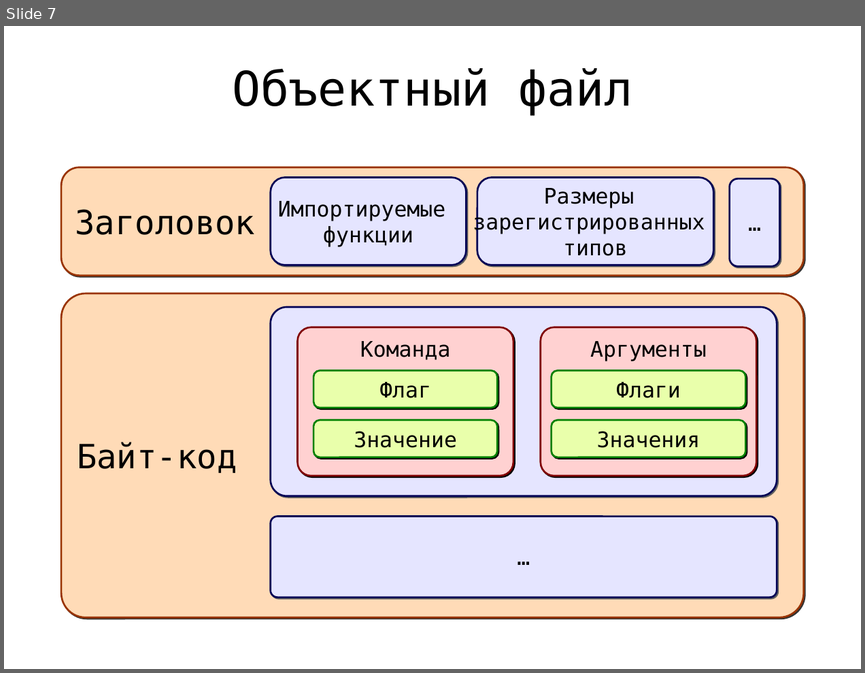
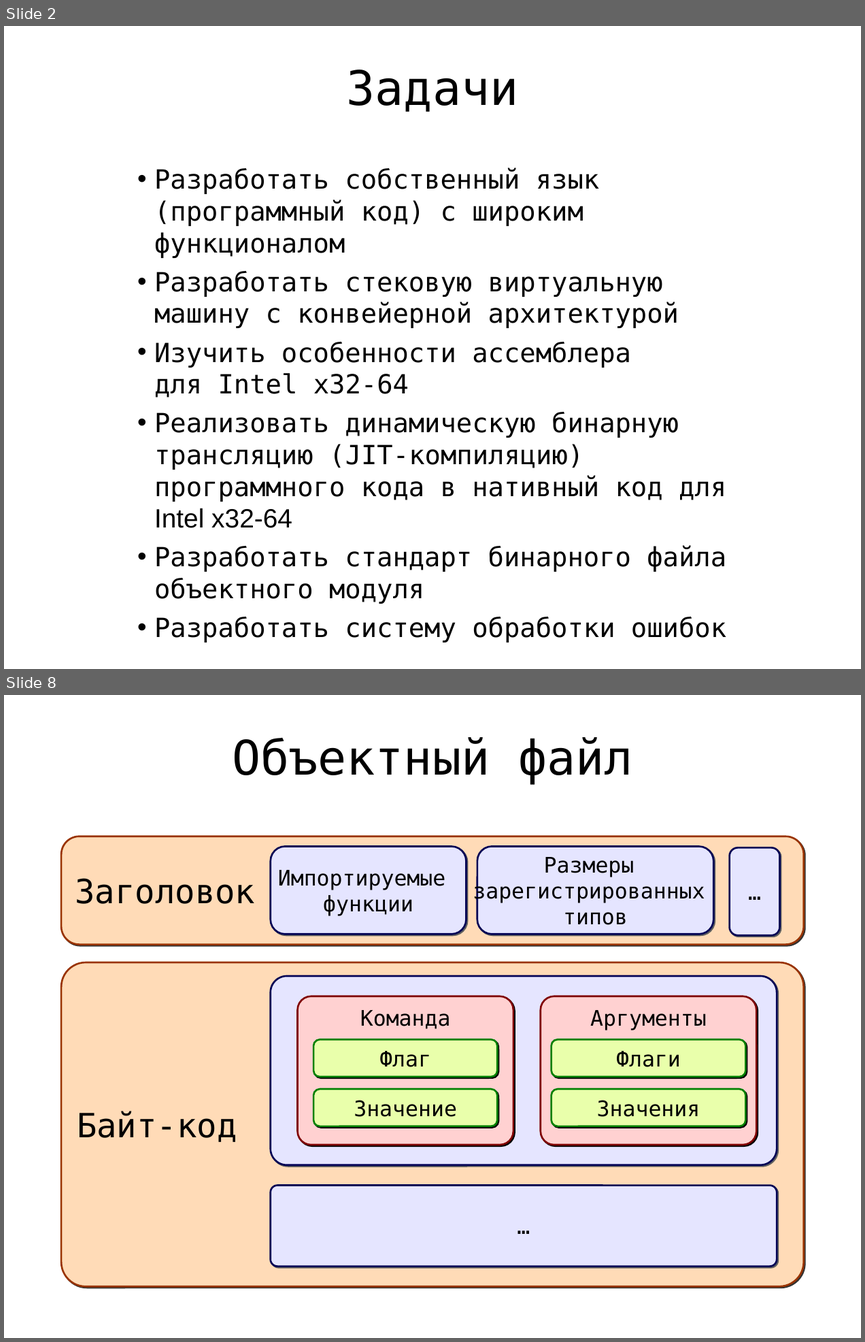
Before and after one commit to rafdp/ScriptCompiler, a slide deck: JIT.ppt. Shown one above the other, each under a label of ours: slide 7 before the commit, slides 2 and 8 after it; the slides between them are not shown. The pictures are 865x673 and 865x1342 pixels, drawn with LibreOffice and Linux fonts; fonts in the diff are those of the drawing. Boxes give left, top, right and bottom in pixels: in the first picture for what was removed or moved away, otherwise in the second. Text is boxed around its words. In the diff, an @@ line names an element or a change of style, - is before the commit and + after.

```diff
--- a/JIT.ppt
+++ b/JIT.ppt
@@ slide 2 added at (4,26,861,669), background #FFFFFF @@
@@ title added at (347,70,519,112), 40 pt, text #000000 @@
+Задачи
@@ text added at (154,167,726,603), 22.2 pt, text #000000 @@
+• Разработать собственный язык
+  (программный код) с широким функционалом
+• Разработать стековую виртуальную машину с конвейерной архитектурой
+• Изучить особенности ассемблера
+  для Intel x32-64
+• Реализовать динамическую бинарную трансляцию (JIT-компиляцию) программного кода в нативный код для Intel x32-64
+• Разработать стандарт бинарного файла объектного модуля
+• Разработать систему обработки ошибок
@@ what was slide 7 is now slide 8 @@
```
Also in this commit, not shown: 9 slides changed, 4 other slides added, 3 slides removed.
